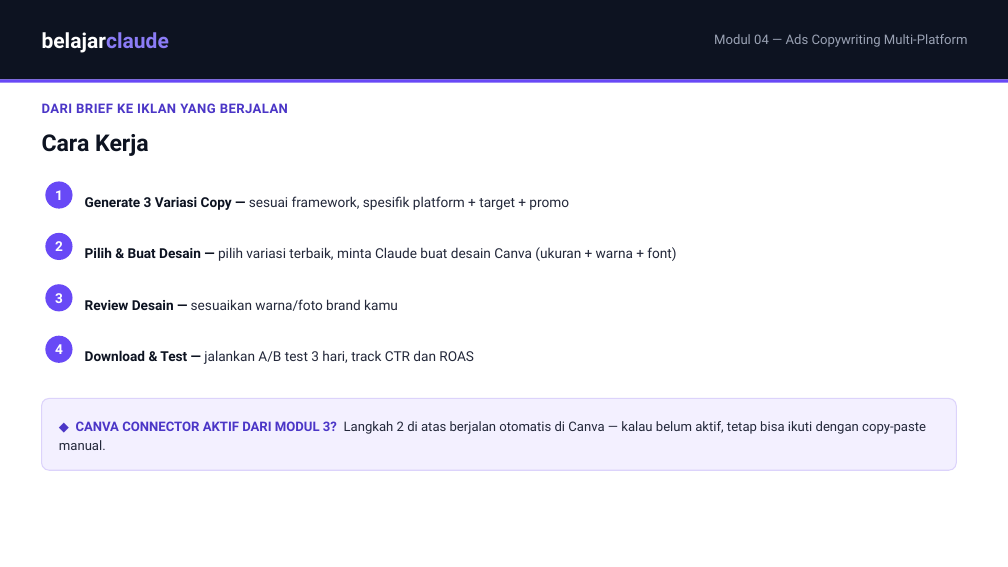
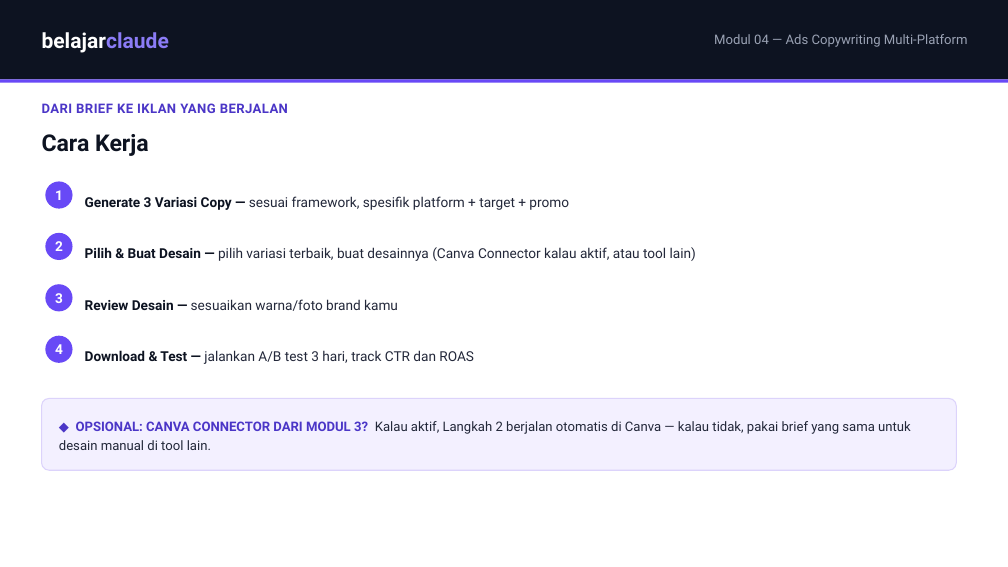
Before and after one commit to juliautomo/belajar-claude, a slide deck: slide 5 of Content-Marketing/M04-Ads-Copywriting/K3-M04-Ads-Copywriting.pptx. Drawn at 1008x567 pixels with LibreOffice and Linux fonts; fonts in the diff are those of the drawing. Boxes give left, top, right and bottom in pixels: in the first picture for what was removed or moved away, otherwise in the second. Text is boxed around its words. In the diff, an @@ line names an element or a change of style, - is before the commit and + after.

Commit message:
M04: de-emphasize Canva as the only path, fix Claude image-capability framing (HTML + PPTX)
- Canva Connector reframed as one optional tool for turning copy into a
  finished visual, not the default/only workflow — case study, tip-box,
  Cara Kerja step 3, Latihan, and Output box all now say 'Canva Connector
  kalau aktif, atau tool/desainer lain kalau tidak' instead of assuming Canva
- 'Claude tidak bisa mengedit atau membuat foto langsung' led with a flat
  negative; reframed to lead with the Prompt Enhancer capability first
  (same pattern M03 already uses), limitation folded in rather than leading
- PPTX slides 2, 5, 7 updated to match (text-only run edits, formatting
  preserved), re-rendered via LibreOffice + pdftoppm and visually checked —
  no overflow on any edited text box

```diff
--- a/Content-Marketing/M04-Ads-Copywriting/K3-M04-Ads-Copywriting.pptx
+++ b/Content-Marketing/M04-Ads-Copywriting/K3-M04-Ads-Copywriting.pptx
@@ text at [85, 247, 696, 261]: text changed @@
-Pilih & Buat Desain — pilih variasi terbaik, minta Claude buat desain Canva (ukuran + warna + font)
+Pilih & Buat Desain — pilih variasi terbaik, buat desainnya (Canva Connector kalau aktif, atau tool lain)
@@ text at [59, 421, 911, 450]: text changed @@
-◆ CANVA CONNECTOR AKTIF DARI MODUL 3? Langkah 2 di atas berjalan otomatis di Canva — kalau belum aktif, tetap bisa ikuti dengan copy-paste manual.
+◆ OPSIONAL: CANVA CONNECTOR DARI MODUL 3? Kalau aktif, Langkah 2 berjalan otomatis di Canva — kalau tidak, pakai brief yang sama untuk desain manual di tool lain.
```
Also in this commit, not shown: 2 other slides changed, 1 other file.
